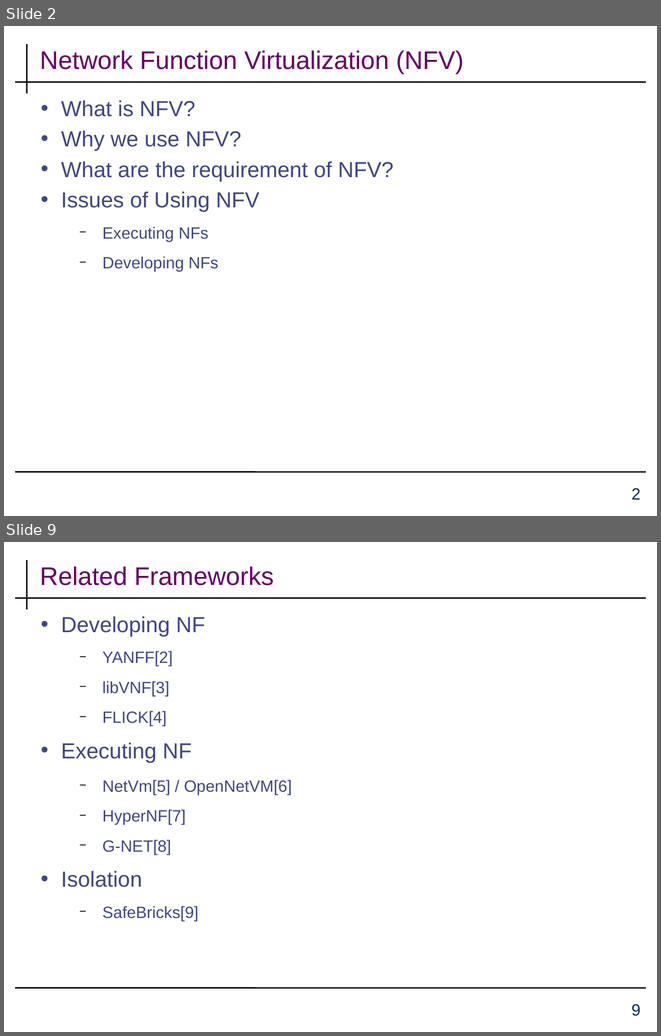
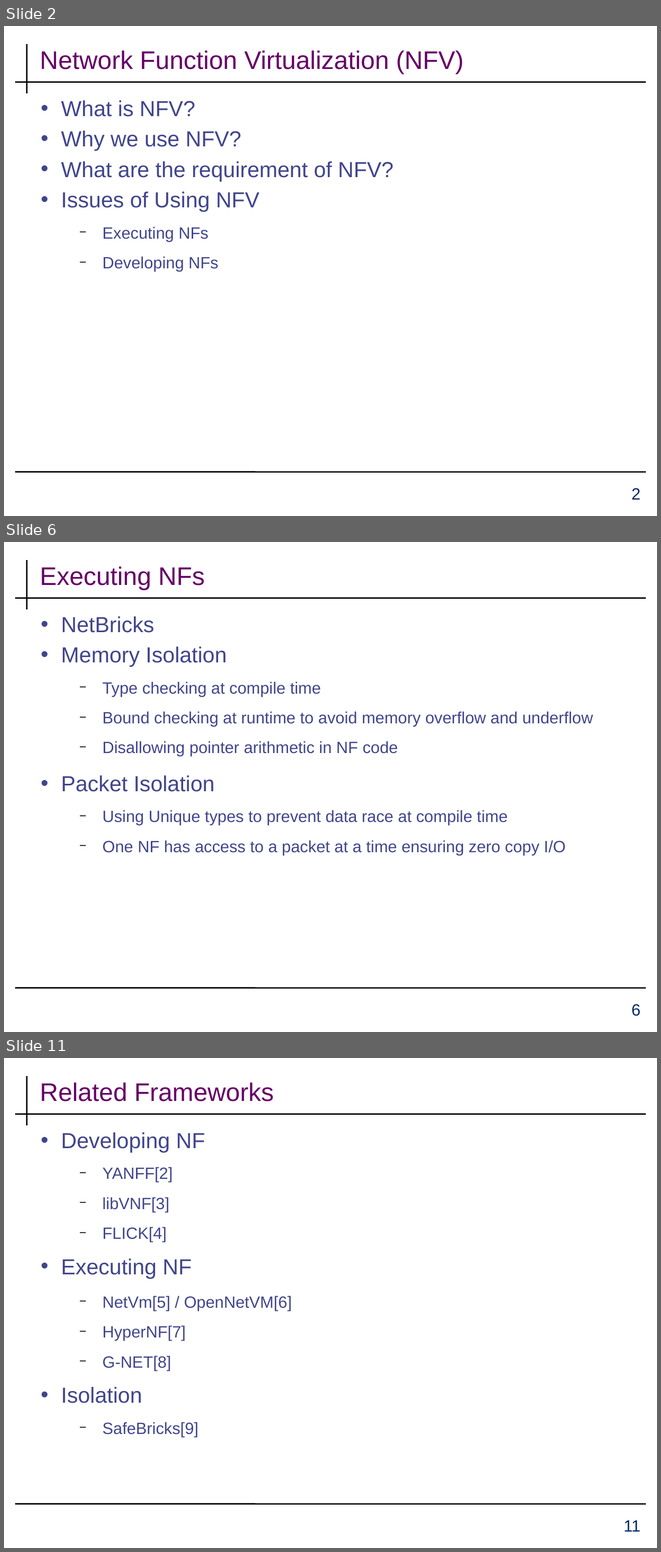
Before and after one commit to aahad91/seminar-cans, a slide deck: docs/template.pptx. Shown one above the other, each under a label of ours: slides 2 and 9 before the commit, slides 2, 6 and 11 after it; the slides between them are not shown. The pictures are 661x1036 and 661x1552 pixels, drawn with LibreOffice and Linux fonts; fonts in the diff are those of the drawing; background and template pictures are left out. Boxes give left, top, right and bottom in pixels: in the first picture for what was removed or moved away, otherwise in the second. Text is boxed around its words. In the diff, an @@ line names an element or a change of style, - is before the commit and + after.

```diff
--- a/docs/template.pptx
+++ b/docs/template.pptx
@@ slide 6 added at [4,542,657,1032], background #FFFFFF; not listed: 4 template elements that a slide beside it also shows @@
@@ text added at [40,566,205,590], 28 pt, text #660066 @@
+Executing NFs
@@ text added at [61,616,593,855], 18 pt, text #40458C @@
+• NetBricks
+• Memory Isolation
+  − Type checking at compile time
+  − Bound checking at runtime to avoid memory overflow and underflow
+  − Disallowing pointer arithmetic in NF code
+• Packet Isolation
+  − Using Unique types to prevent data race at compile time
+  − One NF has access to a packet at a time ensuring zero copy I/O
@@ what was slide 9 is now slide 11 @@
@@ page number at [624,1520,641,1531]: text changed @@
-9
+11
```
Also in this commit, not shown: 7 slides changed, 1 other slide added, 1 other file.
